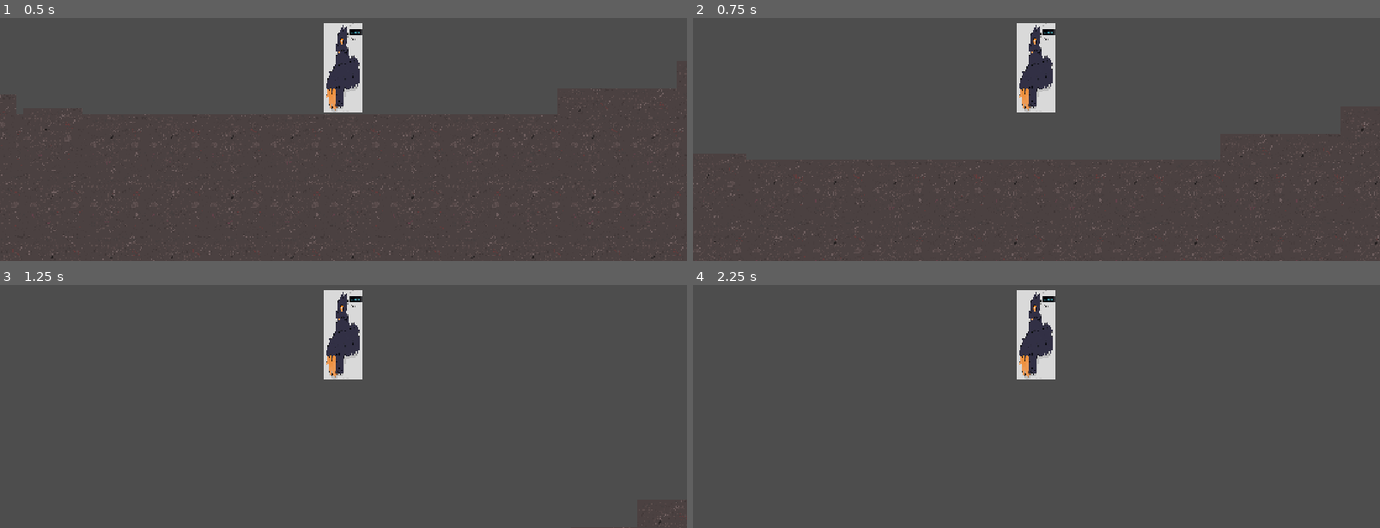
Above: before the commit, frames 1-4 (two rows, left to right).
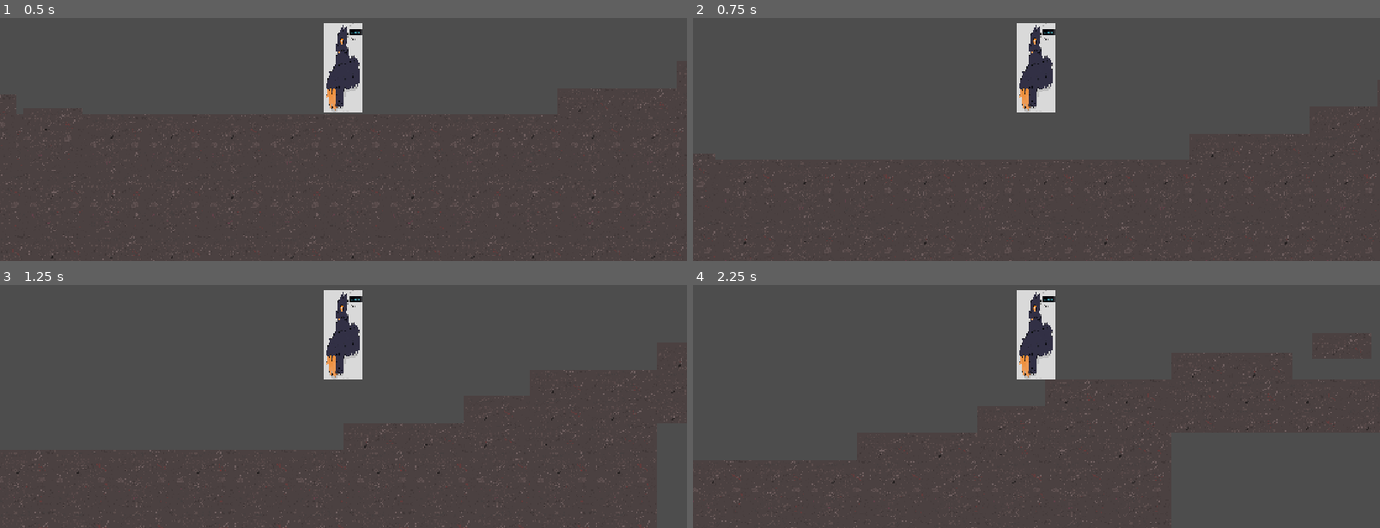
Above: after the commit, the same moments.

Repository: OneWingedDog/Prism2D
Game: Godot game, scene res://Scenes/tuff_test_map.tscn
Two runs of this game, one before a commit and one after it. Both use one fixed random seed, a clock stepped at 60 frames per second and the inputs below.
Inputs:
- Up to frame 1 (0.5 s): no input
- Up to frame 2 (0.75 s): tap Enter (ui_accept) at 0.5 s; hold D (Right) from 0.53 s (still down); tap Space (Jump) at 0.6 s
- Up to frame 3 (1.25 s): keep holding D (Right); tap Space (Jump) at 0.77, 1.07 s
- Up to frame 4 (2.25 s): tap Space (Jump) at 1.35, 1.52, 1.82, 2.1 s; release D (Right) at 2.03 s; hold A (Left) from 2.03 s (still down)

Frame 1 is identical in both runs. In frame 2, 1.2% of the frame differs, in the area x 0-100%, y 37-100%; in frame 3, 0.6%; in frame 4, 0.6%.

Commit message:
Jumping finally actually fully works

Diff:
--- a/prism-2d/Scenes/character_body_2d.gd
+++ b/prism-2d/Scenes/character_body_2d.gd
@@ -1,5 +1,5 @@
 extends CharacterBody2D
-@export var speed = 400
+@export var speed = 800
 var airborne: bool = false
 var jumpv = -852
 @onready var inum = 0
@@ -10,15 +10,21 @@
 func get_input():
 	var input_direction: Vector2 = Input.get_vector("Left", "Right", "ui_text_backspace", "Jump")
 	velocity.x = input_direction.x * speed
-	if Input.is_action_just_pressed("Jump"):
+	if Input.is_action_just_pressed("Jump") and jump == false:
 		inum = 0
 		velocity.y = jumpv
 		jump = true
 	if jump == true:
 		velocity.y = velocity.y + inum
+
 func _physics_process(delta):
-	print(inum)
+	if velocity.y == 0:
+		jump = false
+
+	print(velocity.y)
+
 	inum = inum + 3
+
 	if position.y > 12000:
 		global_position = Vector2(0,0)
 	if inum > inum_max:
